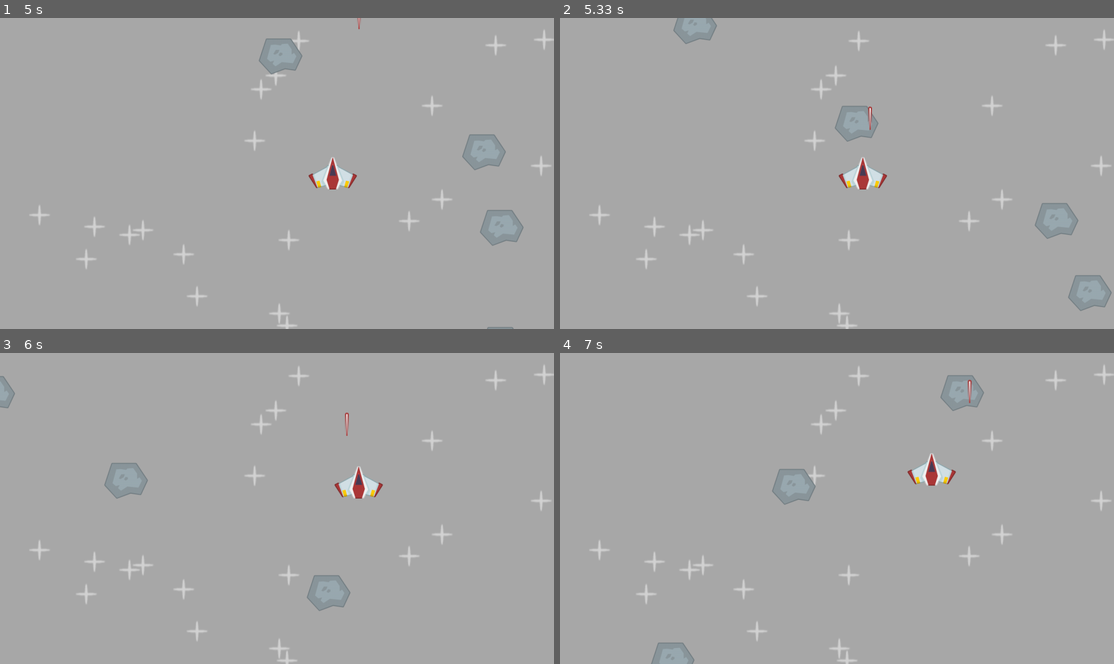
Above: before the commit, frames 1-4 (two rows, left to right).
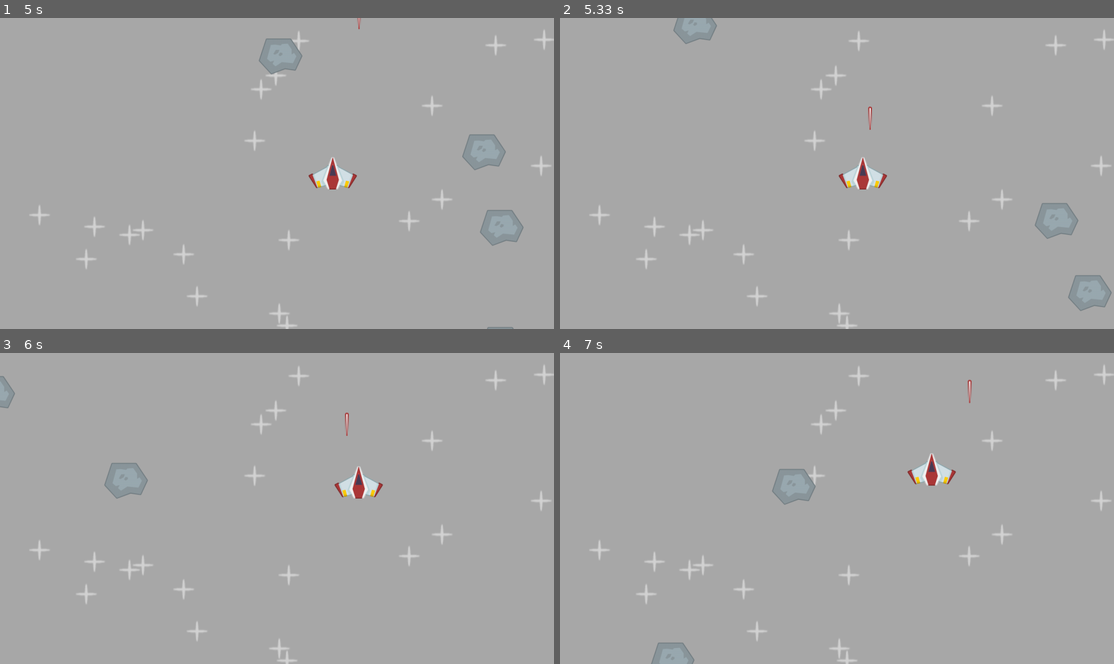
Above: after the commit, the same moments.

Repository: StefMcCuistion/PyGame-Practice-Exercises
Game: pygame game, started from src/space_shooter/code/main.py
The game is run twice, just before and just after one commit, with the same random seed, the same clock (stepped at 60 frames per second) and the same inputs.
Inputs:
- Up to frame 1 (5 s): tap Space at 0.33, 0.73, 1.03, 1.23, 1.57, 1.87, 2.07, 2.37, 2.63, 2.97, 3.27, 3.4, 3.8, 4.1, 4.47, 4.87 s; hold Right 0.67-1.13 s; hold Up 1.17-1.47 s; hold Right 1.5-1.97 s; hold Left 2-2.53 s; hold Down 2.57-2.87 s; hold Left 2.9-3.3 s; hold Up 3.33-3.7 s; hold Right 3.73-4.37 s; hold Down 4.4-4.77 s; hold Left from 4.8 s (still down)
- Up to frame 2 (5.33 s): tap Space at 5.17 s; release Left at 5.27 s; hold Right from 5.3 s (still down)
- Up to frame 3 (6 s): tap Space at 5.37, 5.67, 5.87 s; release Right at 5.77 s; hold Up from 5.8 s (still down)
- Up to frame 4 (7 s): release Up at 6.1 s; hold Right 6.13-6.6 s; tap Space at 6.2, 6.5, 6.7 s; hold Left from 6.63 s (still down)

Frame 1 is identical in both runs. In frame 2, 0.4% of the frame differs, in the area x 49-58%, y 28-40%; in frame 3, 0.4%, in the area x 55-64%, y 71-84%; in frame 4, 0.4%.

Commit message:
Lazer destroys meteors

Diff:
--- a/src/space_shooter/code/main.py
+++ b/src/space_shooter/code/main.py
@@ -113,6 +113,8 @@
         # Update
         all_sprites.update(dt)
         collision_sprites = OwO.sprite.spritecollide(player, meteor_sprites, False)
+        for lazer in lazer_sprites:
+            OwO.sprite.spritecollide(lazer, meteor_sprites, True)
 
         # Draw the game
         display.fill('darkgray')
